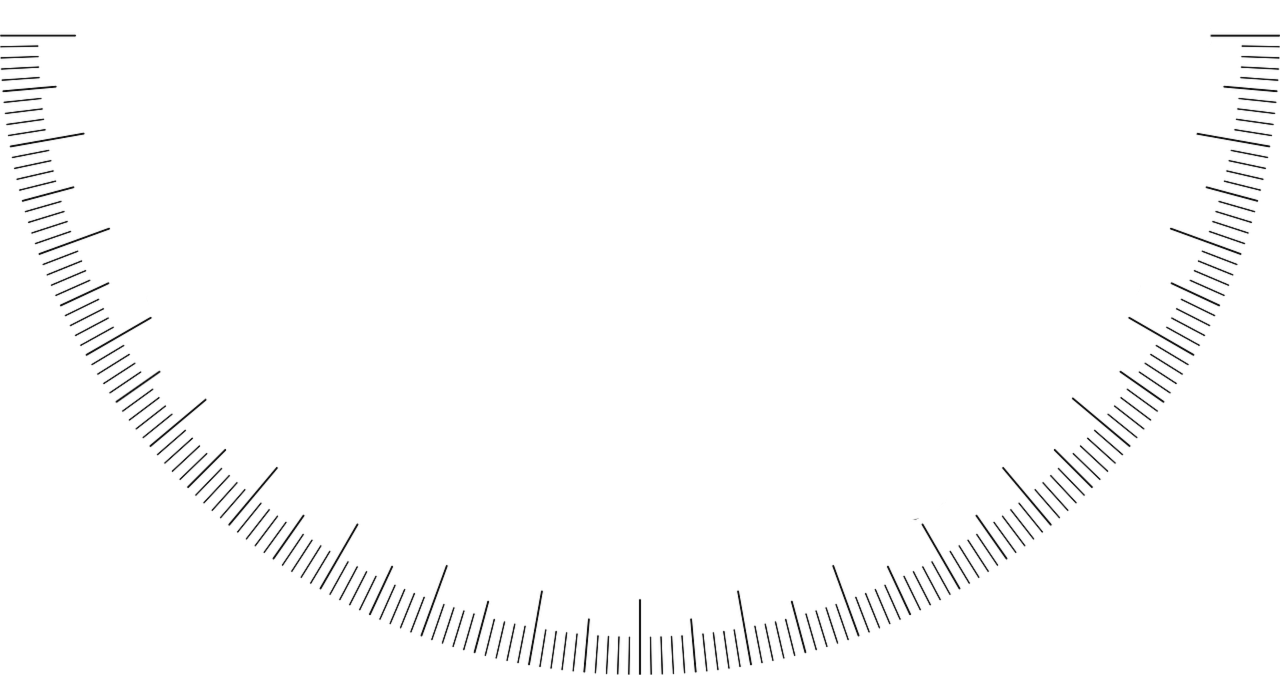
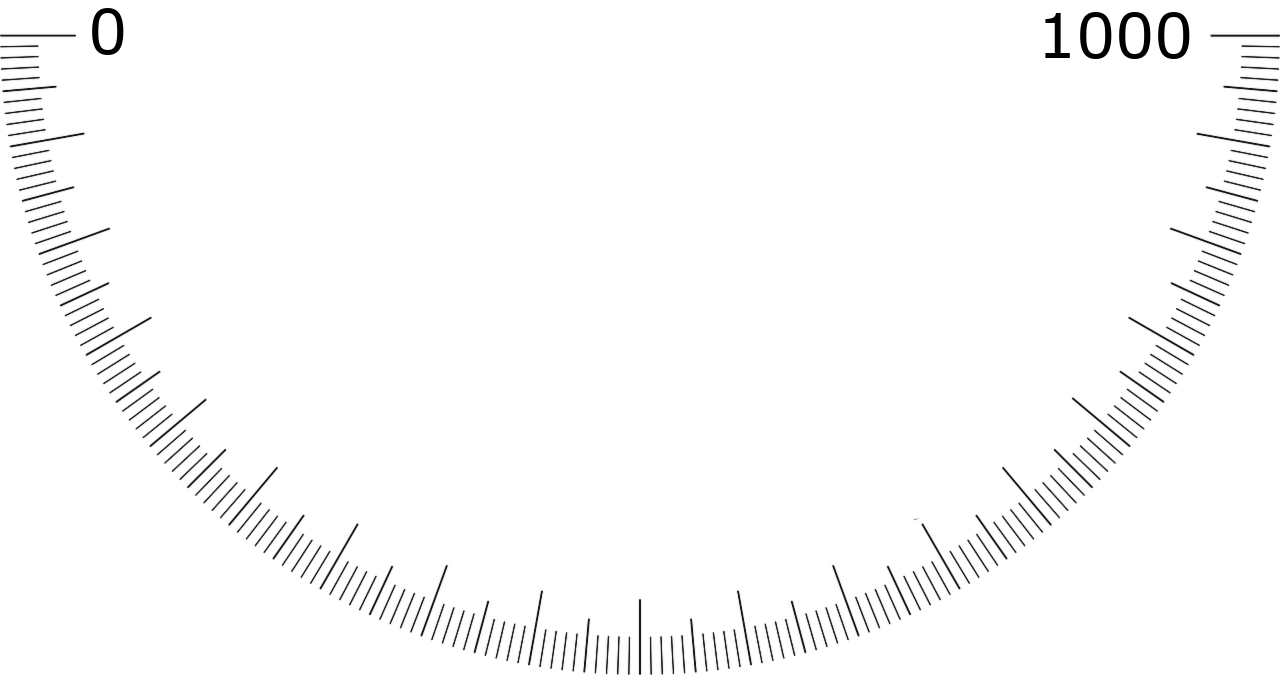
Layer changes from the first 1280×675 image to the second:
added layer "1000" above "0" over [1045,12,1190,59]
added layer "0" above "Scale.png" over [92,8,124,55]
